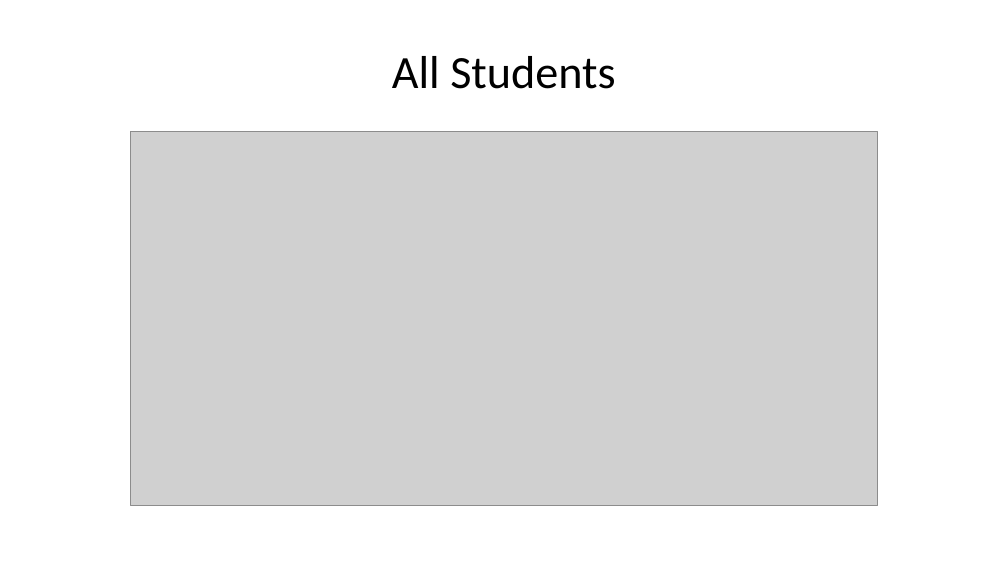
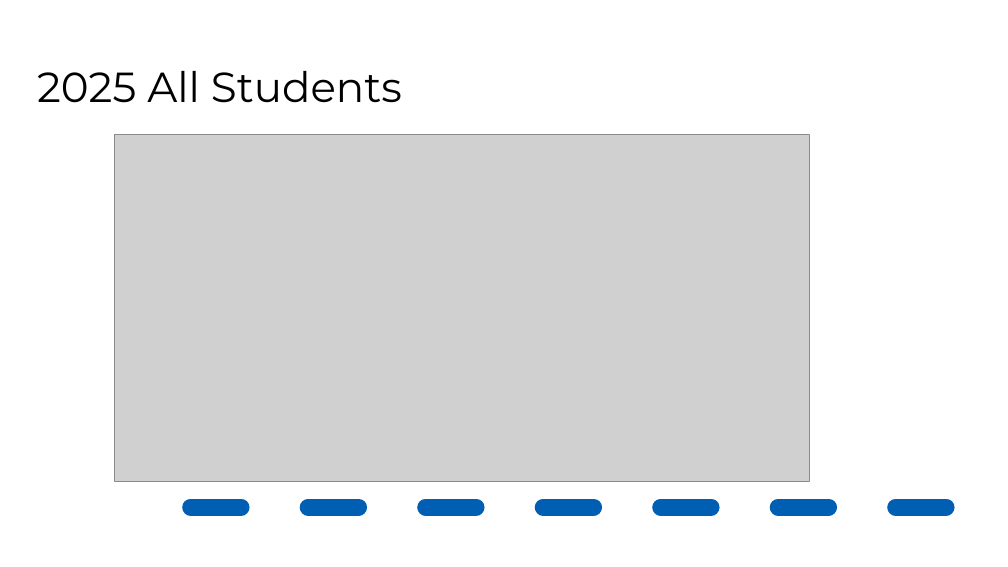
Before and after one commit to jknapp06/CADashboard, a slide deck: slide 18 of output/dashboard_summary.pptx. Drawn at 1008x567 pixels with LibreOffice and Linux fonts; fonts in the diff are those of the drawing; grey boxes stand for pictures; background and template pictures are left out. Boxes give left, top, right and bottom in pixels: in the first picture for what was removed or moved away, otherwise in the second. Text is boxed around its words. In the diff, an @@ line names an element or a change of style, - is before the commit and + after.

```diff
--- a/output/dashboard_summary.pptx
+++ b/output/dashboard_summary.pptx
@@ title "2025 All Students" at (x1=37, y1=71, x2=402, y2=103): vertical alignment middle to bottom @@
@@ title at (x1=37, y1=71, x2=402, y2=103): text changed; size 33 to 30 pt; font Calibri to Montserrat @@
-All Students
+2025 All Students
@@ picture resized from (x1=130, y1=132, x2=878, y2=506) to (x1=115, y1=134, x2=809, y2=481) @@
@@ line added from (191, 507) to (1008, 507), #005FB2 12 pt dashed @@
```
Also in this commit, not shown: 20 other slides changed, 3 slides added, 3 slides removed, 26 other files.
